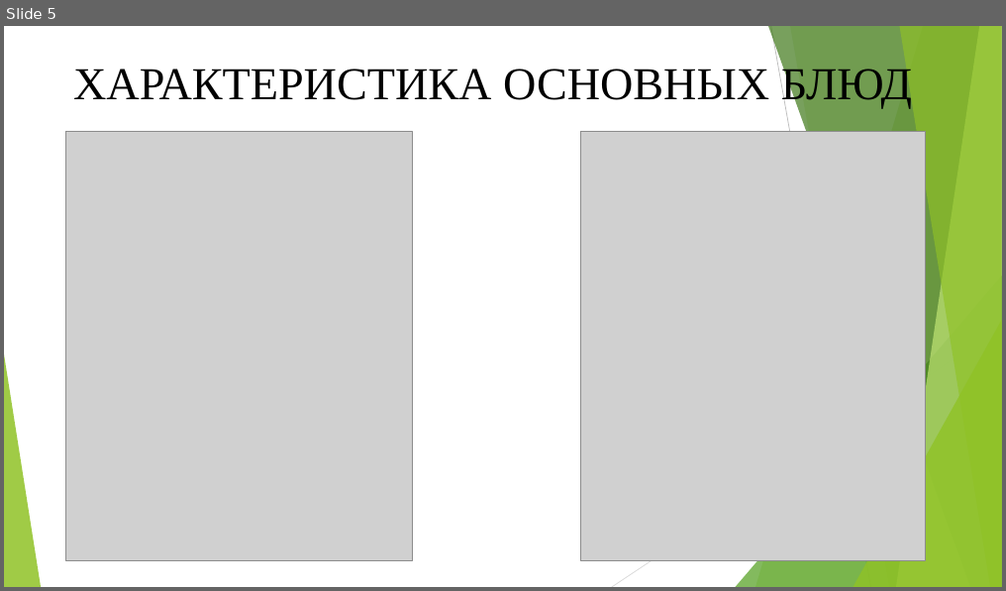
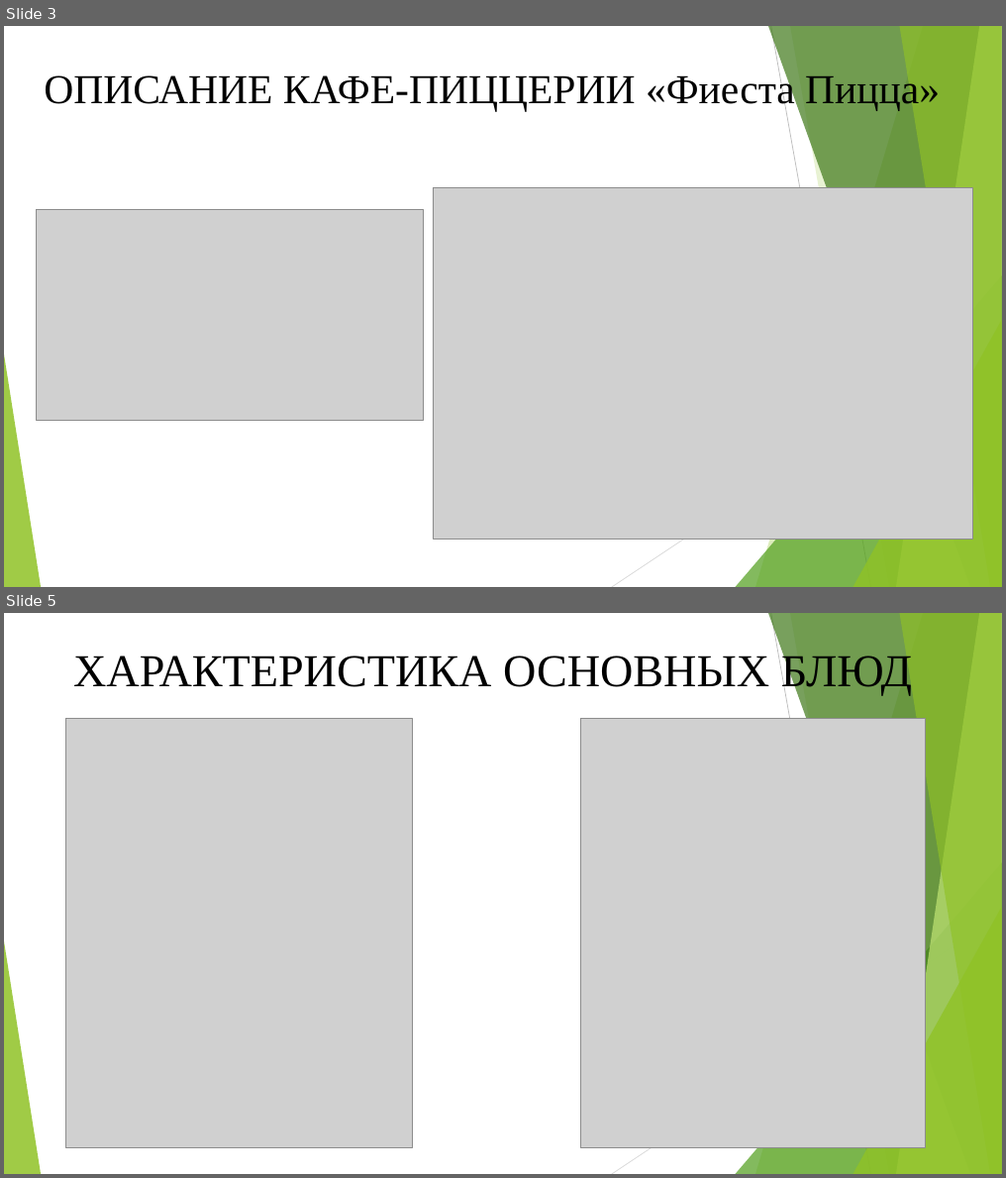
Before and after one commit to David2261/Scheme_Automation, a slide deck: 2023/Диплом/Алина/Презентация.pptx. Shown one above the other, each under a label of ours: slide 5 before the commit, slides 3 and 5 after it; the slides between them are not shown. The pictures are 1006x591 and 1006x1178 pixels, drawn with LibreOffice and Linux fonts; fonts in the diff are those of the drawing; grey boxes stand for pictures. Boxes give left, top, right and bottom in pixels: in the first picture for what was removed or moved away, otherwise in the second. Text is boxed around its words. In the diff, an @@ line names an element or a change of style, - is before the commit and + after.

```diff
--- a/2023/Диплом/Алина/Презентация.pptx
+++ b/2023/Диплом/Алина/Презентация.pptx
@@ slide 3 added at [4,26,1002,587], background #FFFFFF; not listed: 10 template elements that a slide beside it also shows @@
@@ title added at [44,72,940,112], 39.6 pt, text #000000 @@
+ОПИСАНИЕ КАФЕ-ПИЦЦЕРИИ «Фиеста Пицца»
@@ picture added at [433,188,973,540] @@
@@ picture added at [37,209,423,421] @@
```
Also in this commit, not shown: 3 slides changed, 1 slide removed, 1 other file.
